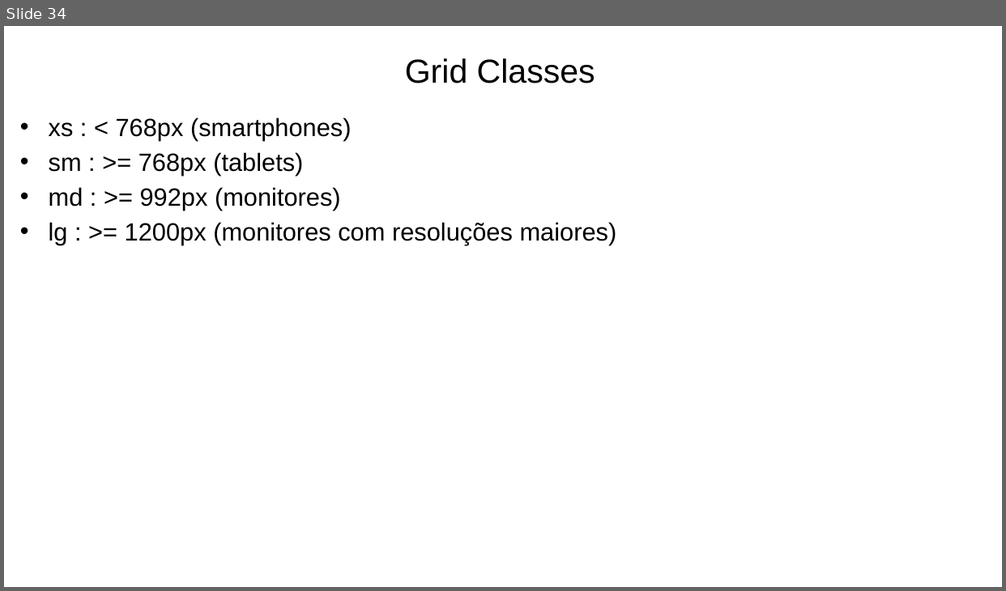
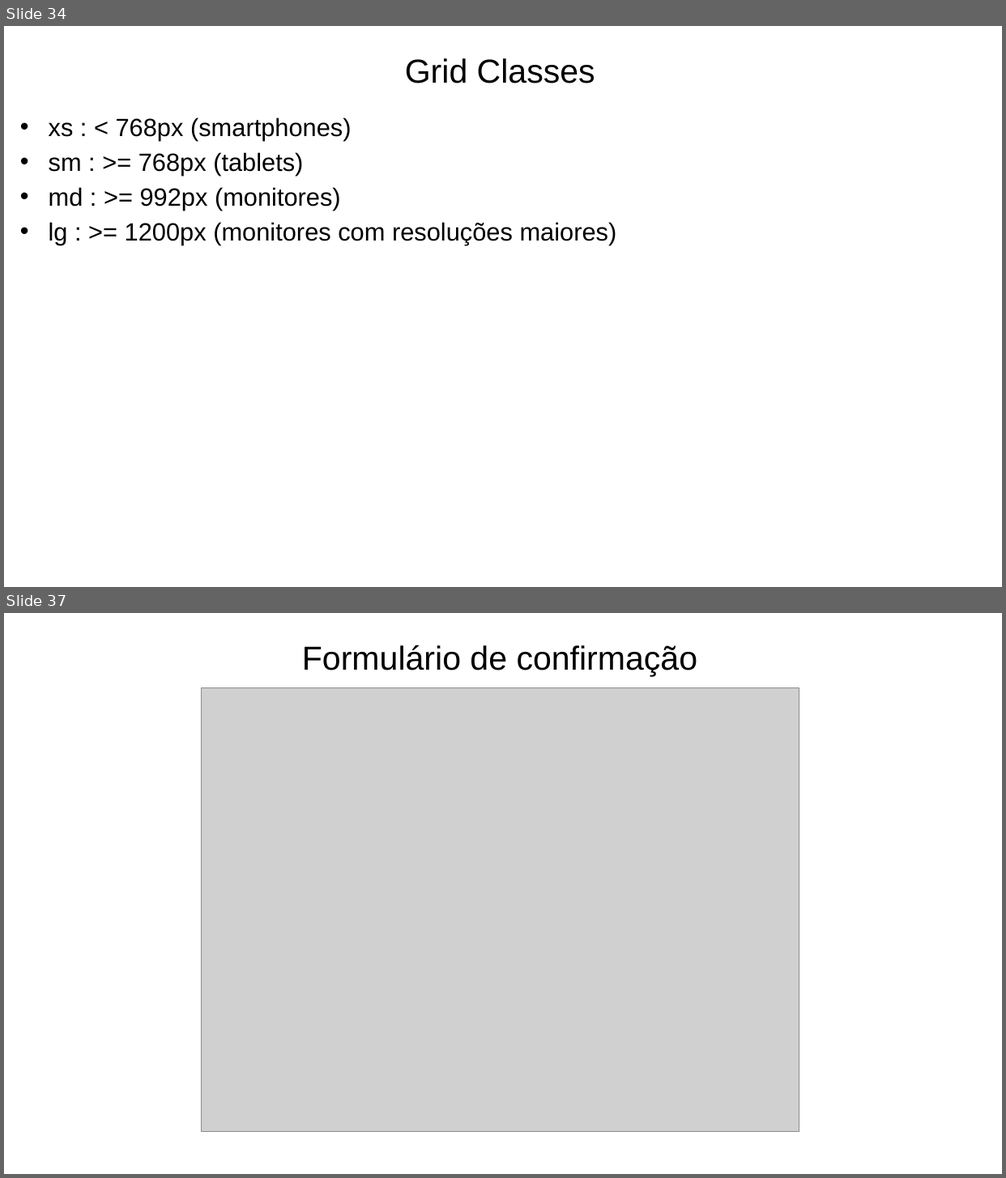
Before and after one commit to prodest/workshop-aspnet-core-mvc, a slide deck: workshop-aspnet-core-mvc.pptx. Shown one above the other, each under a label of ours: slide 34 before the commit, slides 34 and 37 after it; the slides between them are not shown. The pictures are 1006x591 and 1006x1178 pixels, drawn with LibreOffice and Linux fonts; fonts in the diff are those of the drawing; grey boxes stand for pictures; background and template pictures are left out. Boxes give left, top, right and bottom in pixels: in the first picture for what was removed or moved away, otherwise in the second. Text is boxed around its words. In the diff, an @@ line names an element or a change of style, - is before the commit and + after.

```diff
--- a/workshop-aspnet-core-mvc.pptx
+++ b/workshop-aspnet-core-mvc.pptx
@@ slide 37 added at (4, 613, 1002, 1174), background #FFFFFF @@
@@ text added at (302, 645, 698, 676), 32 pt, text #000000 @@
+Formulário de confirmação
@@ picture added at (201, 688, 799, 1131) @@
```
Also in this commit, not shown: 3 slides changed, 3 other slides added.
